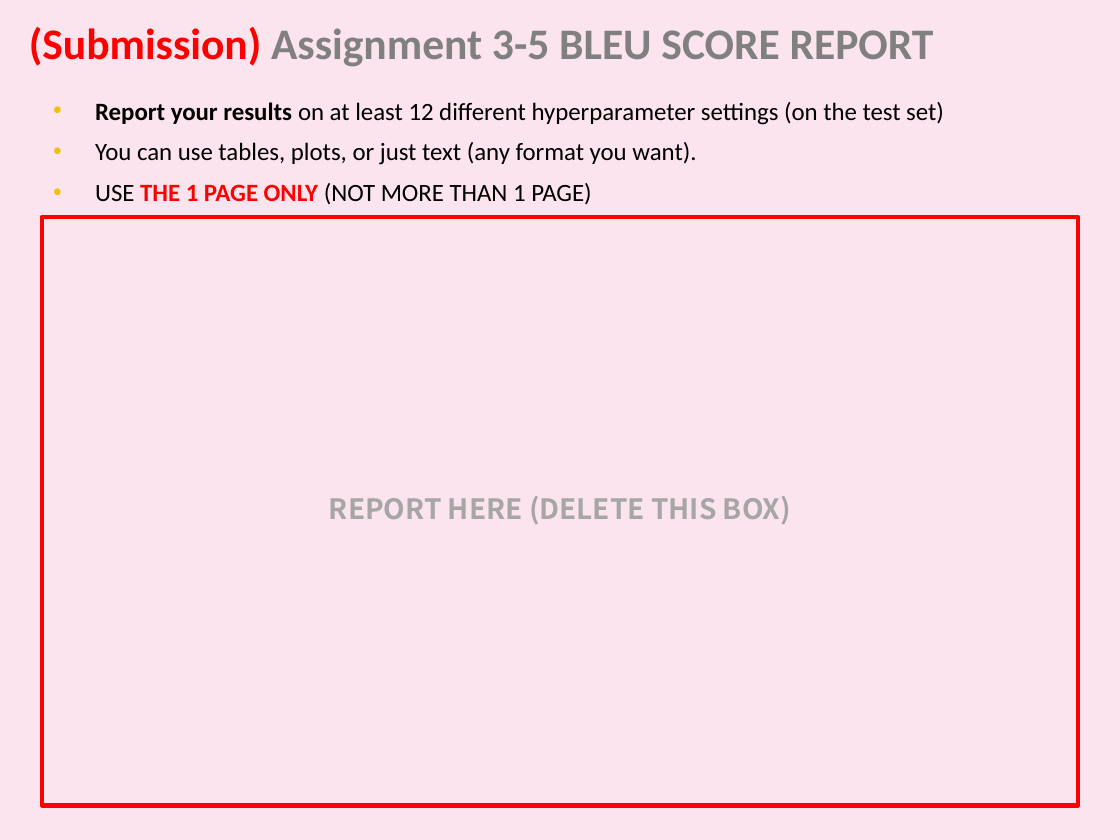
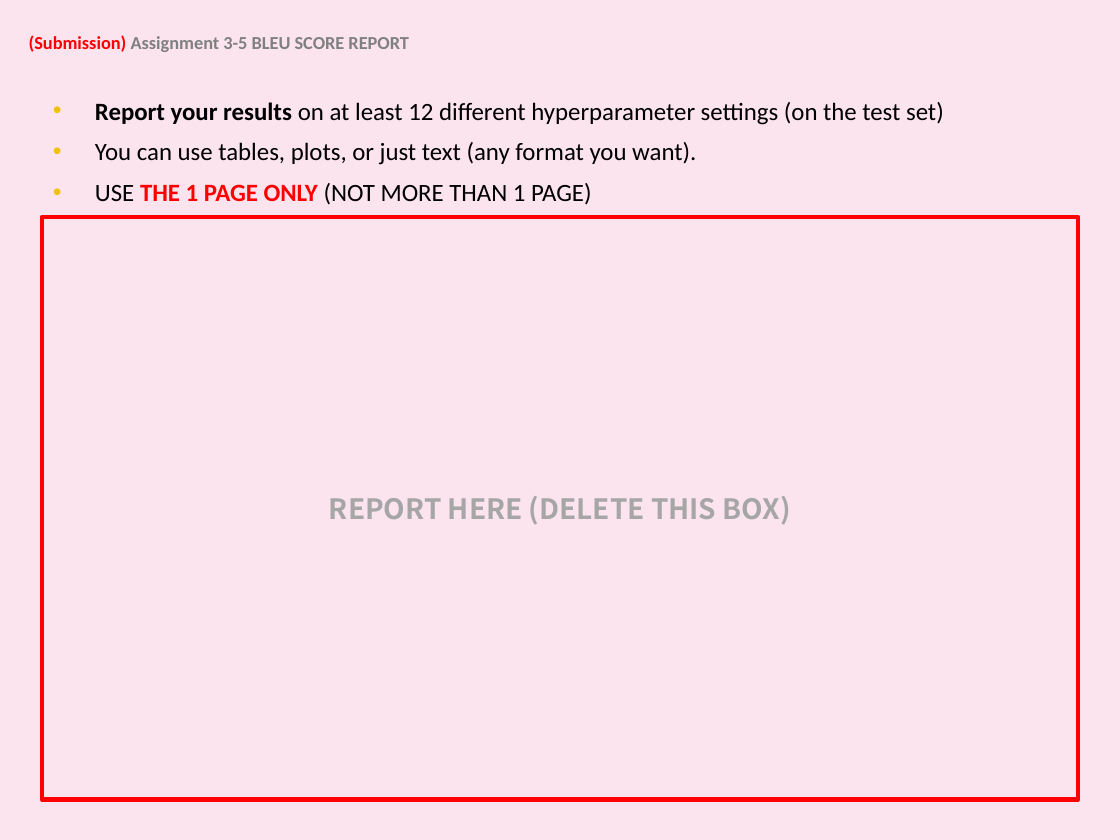
Before and after one commit to haithienld/deep-learning-snu, a slide deck: slide 30 of Assignment3.pptx. Drawn at 1120x840 pixels with LibreOffice and Linux fonts; fonts in the diff are those of the drawing. Boxes give left, top, right and bottom in pixels: in the first picture for what was removed or moved away, otherwise in the second. Text is boxed around its words. In the diff, an @@ line names an element or a change of style, - is before the commit and + after.

```diff
--- a/Assignment3.pptx
+++ b/Assignment3.pptx
@@ text "(Submission) Assignment 3-5 BLEU SCORE ..." at bbox=[29, 35, 409, 52]: size 28 to 11.8 pt @@
@@ rectangle "REPORT HERE (DELETE THIS BOX)": place and size @@
-rectangle "REPORT HERE (DELETE THIS BOX)" at bbox=[41, 217, 1077, 805]
+rectangle "REPORT HERE (DELETE THIS BOX)" at bbox=[41, 217, 1077, 800]
```
Also in this commit, not shown: 22 other slides changed, 5 slides added, 5 slides removed.
